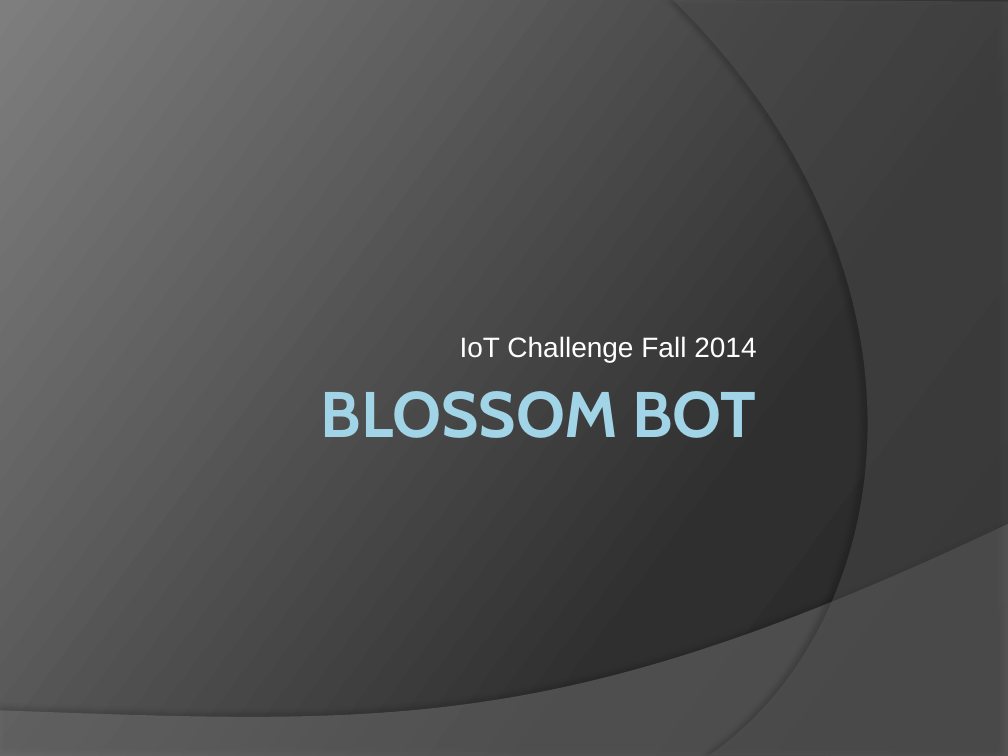
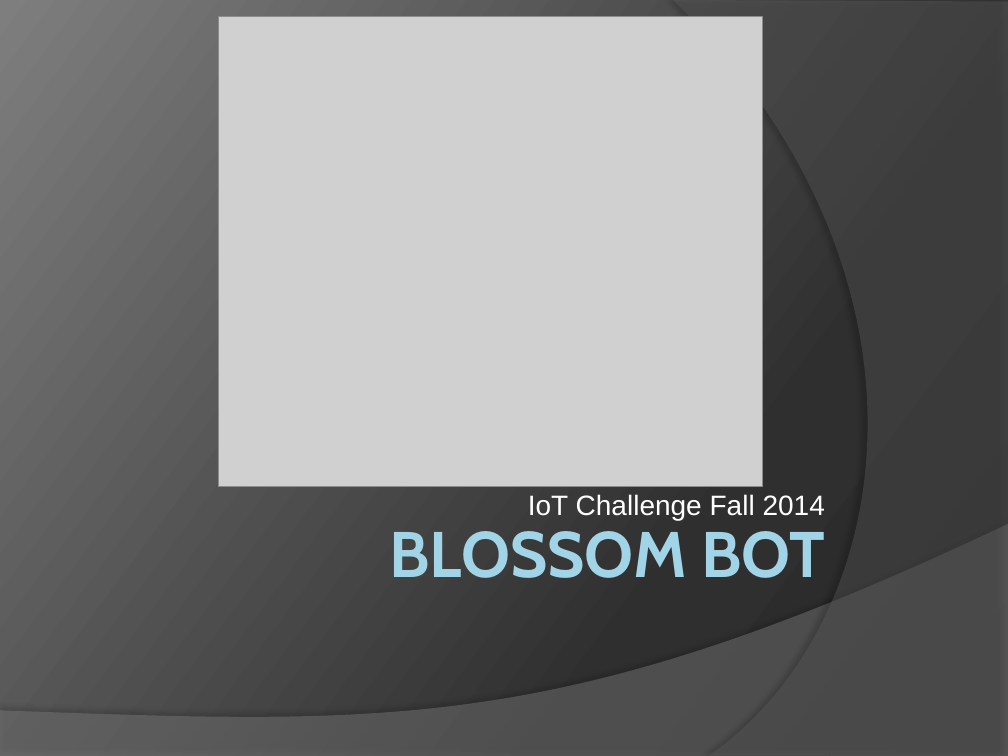
Before and after one commit to cliffconklin/ConklinBluemixDec, a slide deck: slide 1 of BlossomBot.pptx. Drawn at 1008x756 pixels with LibreOffice and Linux fonts; fonts in the diff are those of the drawing; grey boxes stand for pictures. Boxes give left, top, right and bottom in pixels: in the first picture for what was removed or moved away, otherwise in the second. Text is boxed around its words. In the diff, an @@ line names an element or a change of style, - is before the commit and + after.

```diff
--- a/BlossomBot.pptx
+++ b/BlossomBot.pptx
@@ picture added at <box>219,16,763,487</box> @@
@@ subtitle "IoT Challenge Fall 2014": place and size @@
-subtitle "IoT Challenge Fall 2014" at <box>460,336,756,362</box>
+subtitle "IoT Challenge Fall 2014" at <box>528,494,825,520</box>
@@ title "BLOSSOM BOT": place and size @@
-title "BLOSSOM BOT" at <box>321,391,757,438</box>
+title "BLOSSOM BOT" at <box>390,531,825,578</box>
```
Also in this commit, not shown: 5 other slides changed, 1 slide added.
